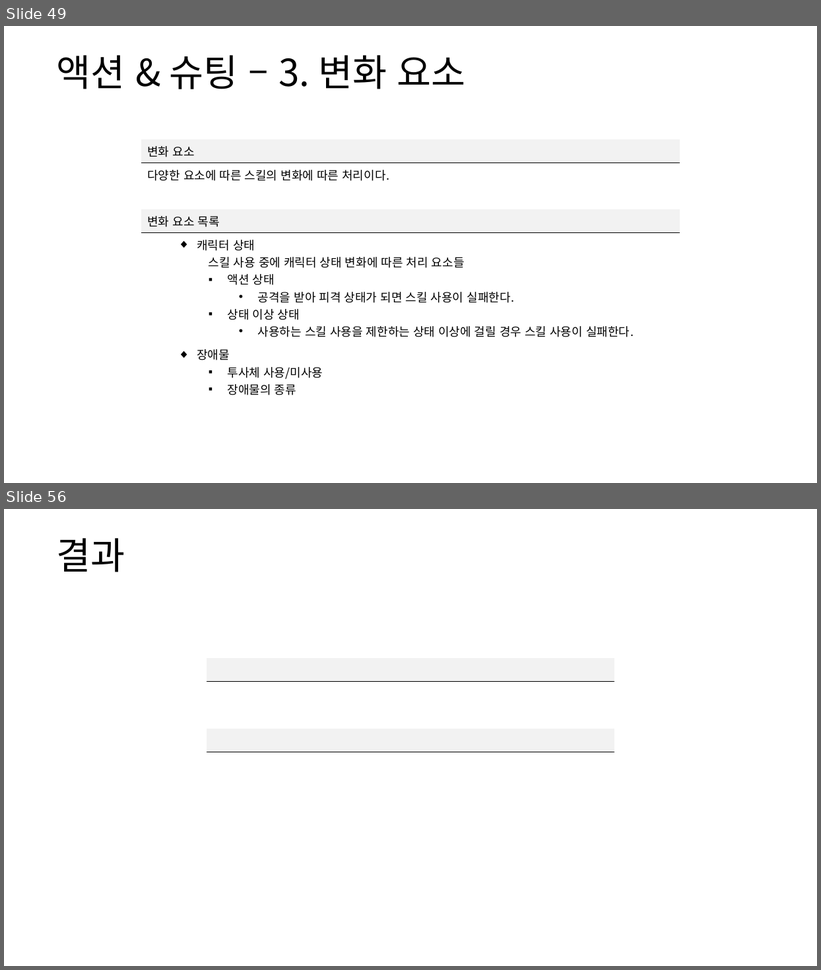
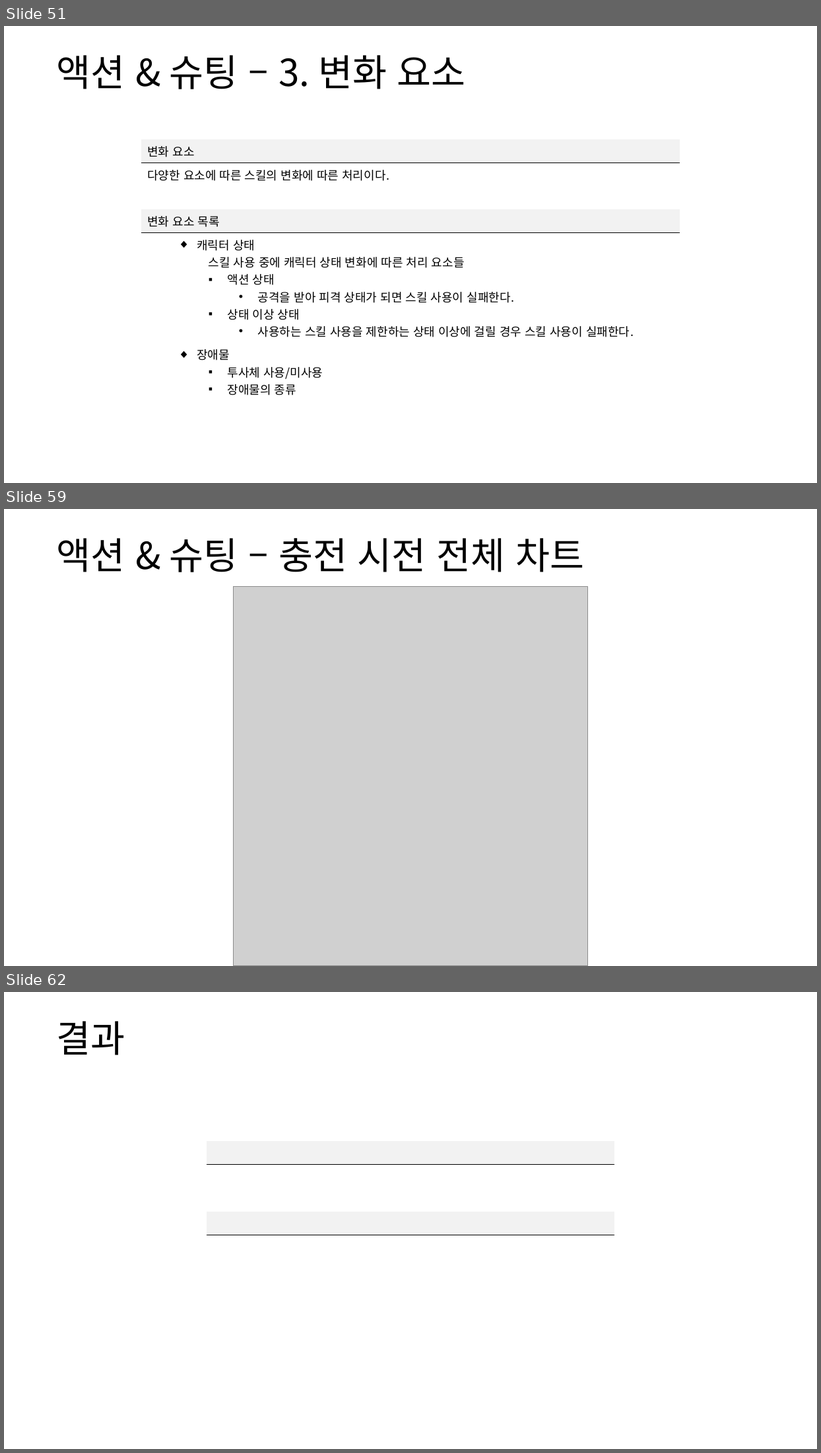
Before and after one commit to yjk0401/unityenginebasic_9th, a slide deck: 기획/방랑엽사전/스킬 시스템 기획서.pptx. Shown one above the other, each under a label of ours: slides 49 and 56 before the commit, slides 51, 59 and 62 after it; the slides between them are not shown. The pictures are 821x970 and 821x1453 pixels, drawn with LibreOffice and Linux fonts; fonts in the diff are those of the drawing; grey boxes stand for pictures. Boxes give left, top, right and bottom in pixels: in the first picture for what was removed or moved away, otherwise in the second. Text is boxed around its words. In the diff, an @@ line names an element or a change of style, - is before the commit and + after.

```diff
--- a/기획/방랑엽사전/스킬 시스템 기획서.pptx
+++ b/기획/방랑엽사전/스킬 시스템 기획서.pptx
@@ slide 59 added at (x1=4, y1=509, x2=817, y2=966), background #FFFFFF @@
@@ text added at (x1=56, y1=538, x2=584, y2=572), 44 pt, text #000000 @@
+액션 & 슈팅 – 충전 시전 전체 차트
@@ picture added at (x1=234, y1=586, x2=587, y2=966) @@
@@ what was slide 49 is now slide 51 @@
@@ what was slide 56 is now slide 62 @@
```
Also in this commit, not shown: 9 slides changed, 5 other slides added, 33 other files.
